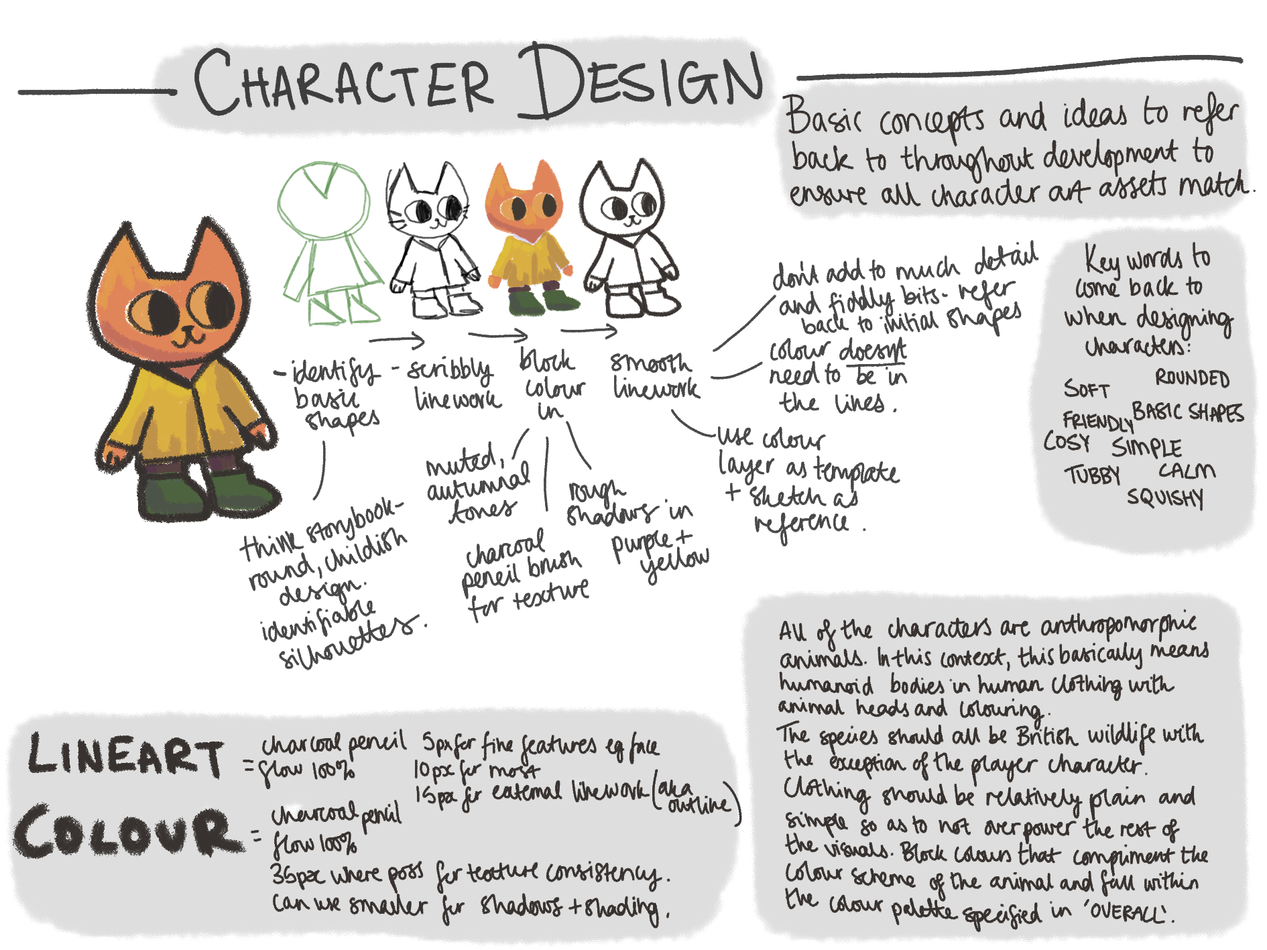
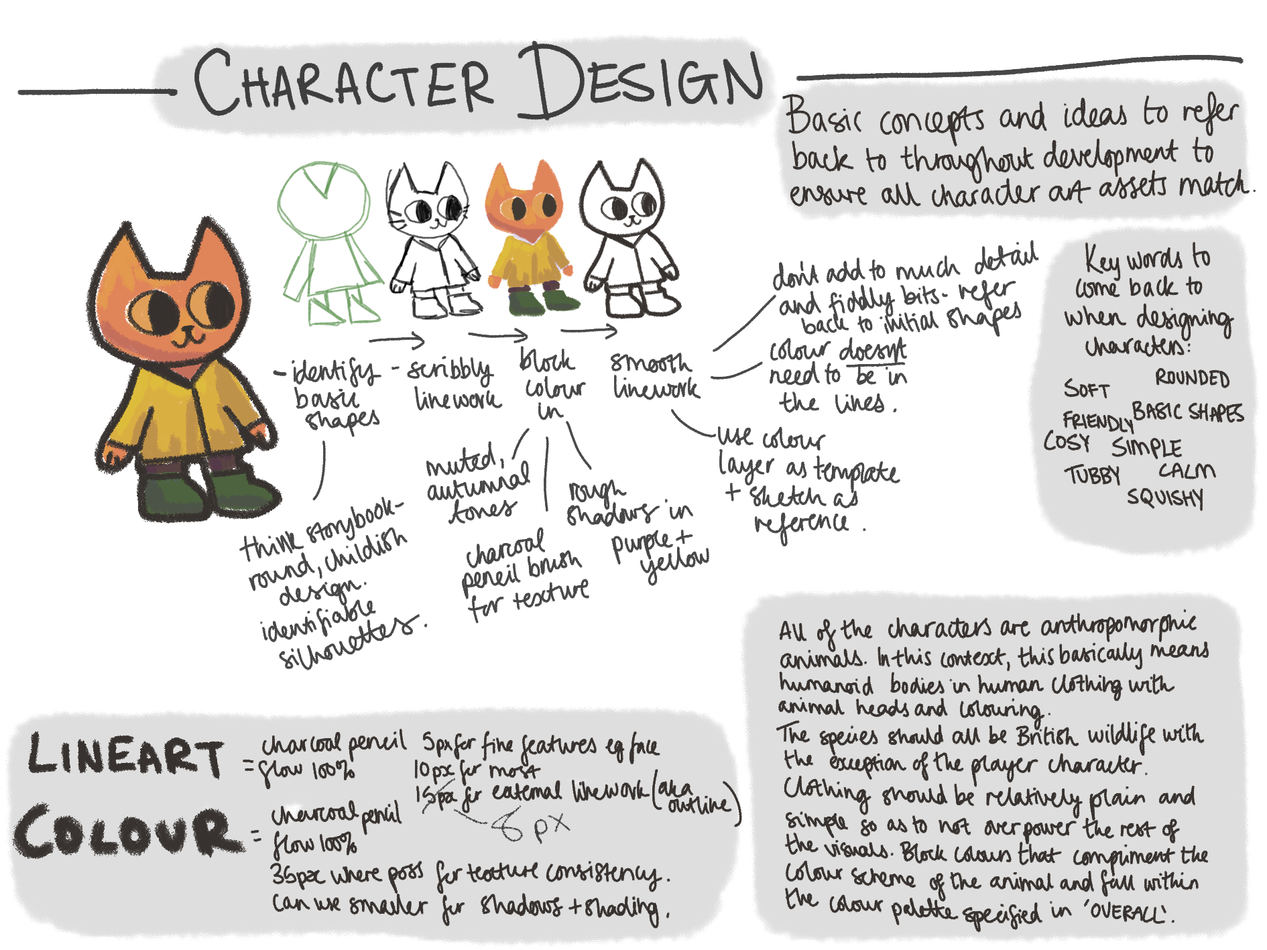
Revision of a layered (1267, 950) image; what changed, layer by layer:
painted on "text" over [421, 777, 571, 844]
